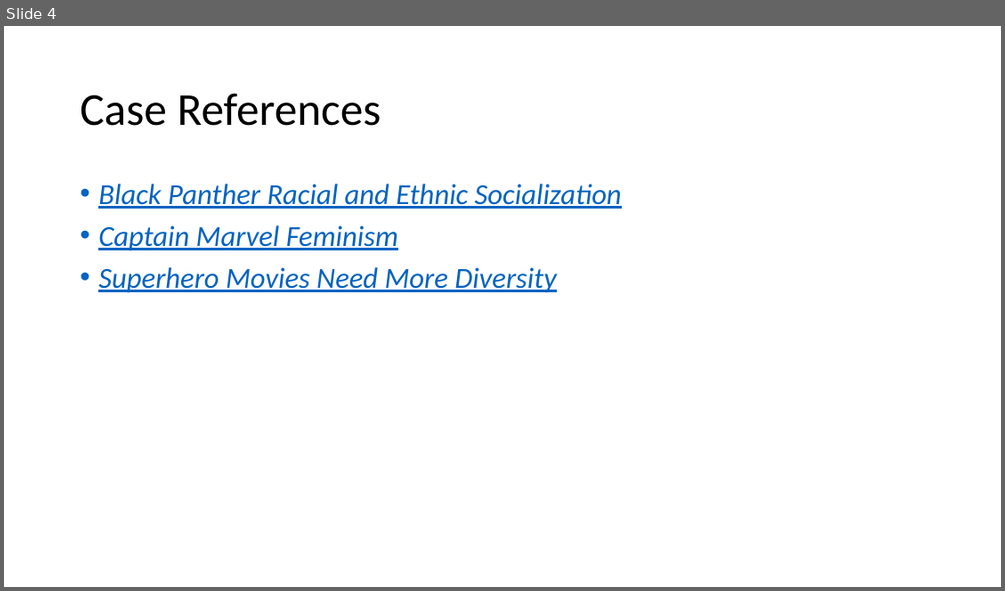
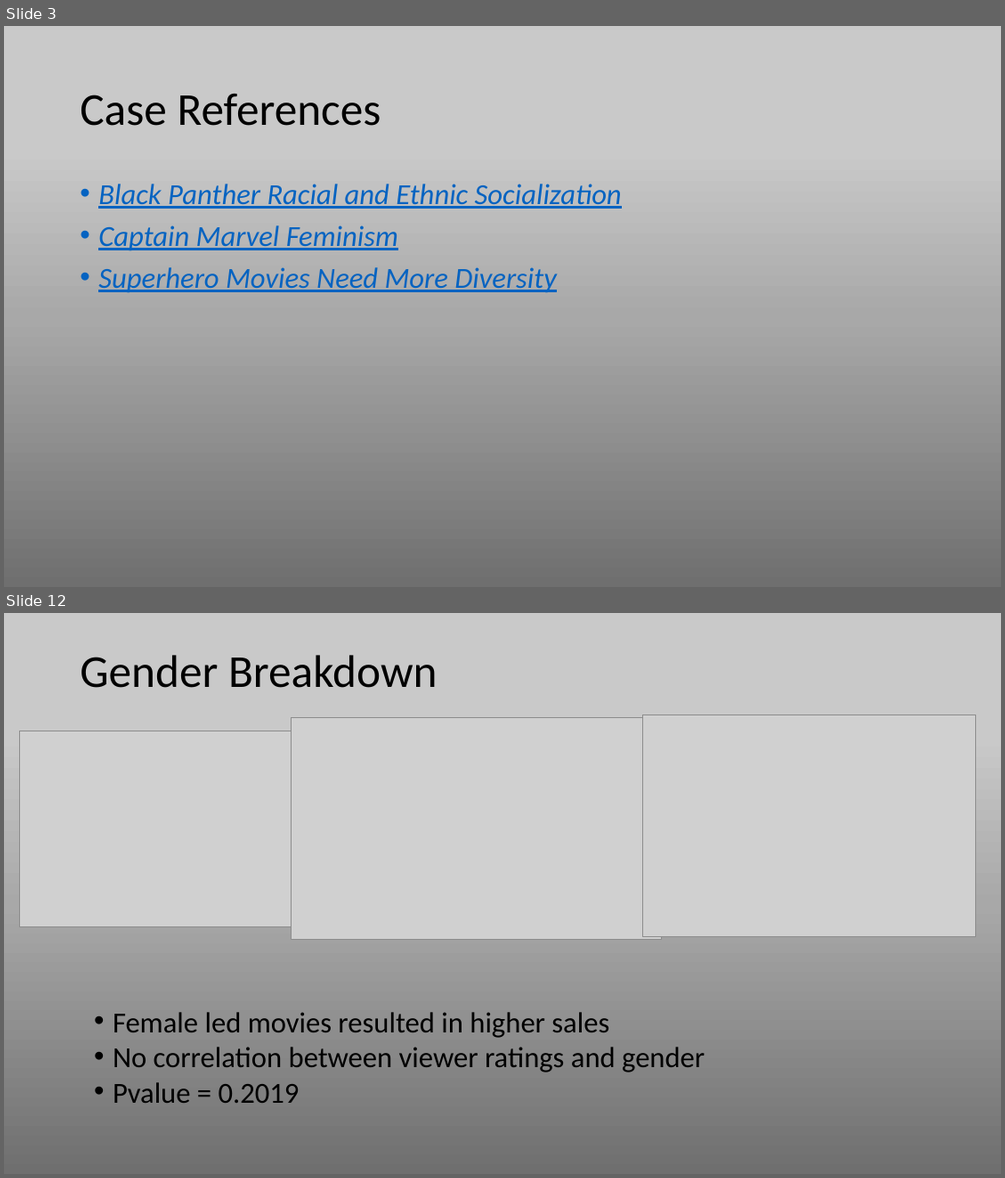
Before and after one commit to RyanSchraeder/Team-Aurora-Marvels, a slide deck: Project_1_Superheros.pptx. Shown one above the other, each under a label of ours: slide 4 before the commit, slides 3 and 12 after it; the slides between them are not shown. The pictures are 1005x591 and 1005x1178 pixels, drawn with LibreOffice and Linux fonts; fonts in the diff are those of the drawing; grey boxes stand for pictures. Boxes give left, top, right and bottom in pixels: in the first picture for what was removed or moved away, otherwise in the second. Text is boxed around its words. In the diff, an @@ line names an element or a change of style, - is before the commit and + after.

```diff
--- a/Project_1_Superheros.pptx
+++ b/Project_1_Superheros.pptx
@@ slide 12 added at (4,613,1001,1174), background gradient #6F6F6F to #A8A8A8 to #C9C9C9 @@
@@ title added at (80,655,437,688), 44 pt, text #000000 @@
+Gender Breakdown
@@ picture added at (291,718,662,939) @@
@@ picture added at (643,714,975,936) @@
@@ picture added at (20,730,314,926) @@
@@ text added at (113,1012,704,1103), 28 pt, text #000000 @@
+• Female led movies resulted in higher sales
+• No correlation between viewer ratings and gender
+• Pvalue = 0.2019
@@ what was slide 4 is now slide 3 @@
@@ slide 3 changed as well @@
@@ background #FFFFFF to gradient #6F6F6F to #A8A8A8 to #C9C9C9 @@
```
Also in this commit, not shown: 3 other slides changed, 19 other slides added, 23 slides removed.
